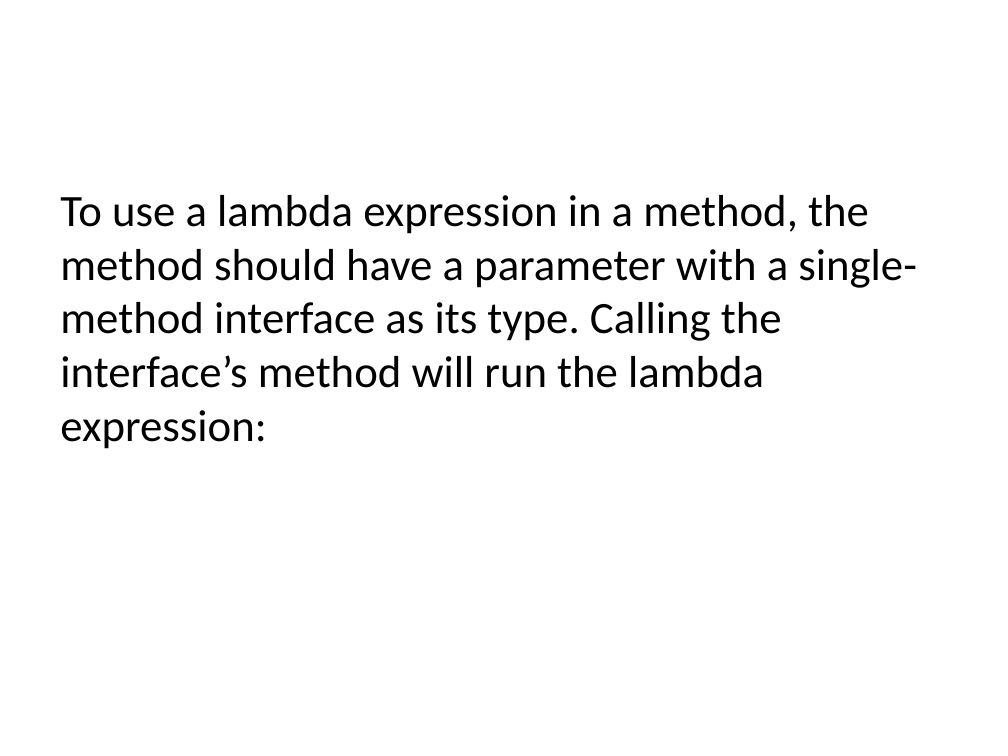
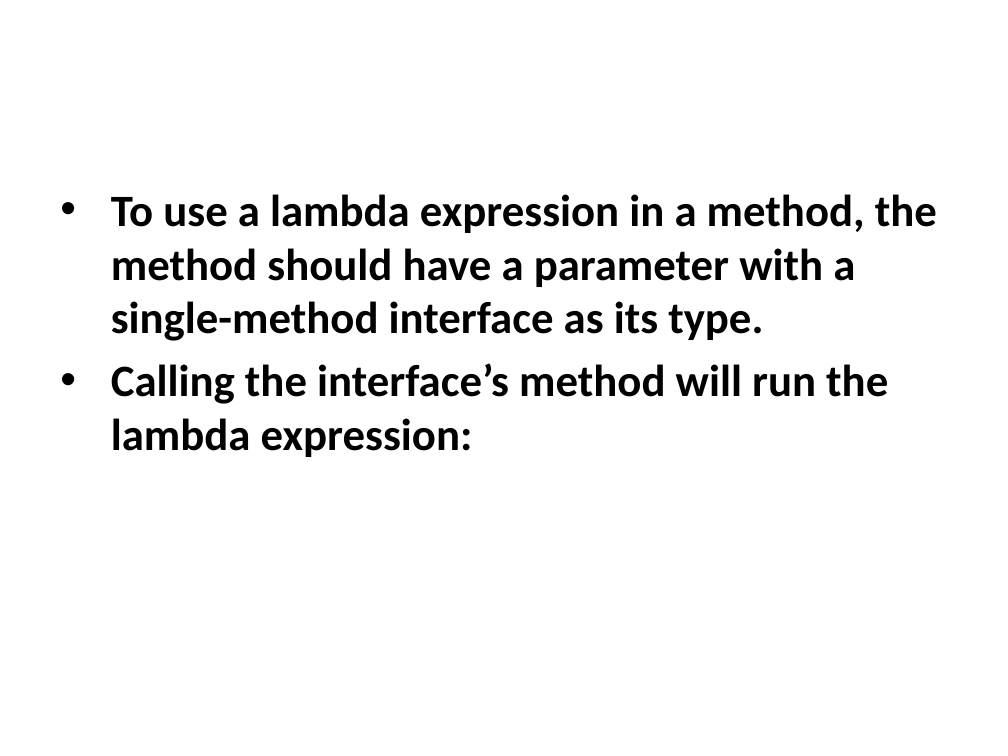
Before and after one commit to ucoruh/ce204-object-oriented-programming, a slide deck: slide 77 of docs/week-3/ce204-week-3.md_word.pptx (slide 75 before the commit). Drawn at 1008x756 pixels with LibreOffice and Linux fonts; fonts in the diff are those of the drawing. Boxes give left, top, right and bottom in pixels: in the first picture for what was removed or moved away, otherwise in the second. Text is boxed around its words. In the diff, an @@ line names an element or a change of style, - is before the commit and + after.

```diff
--- a/docs/week-3/ce204-week-3.md_word.pptx
+++ b/docs/week-3/ce204-week-3.md_word.pptx
@@ text at <box>111,194,937,457</box>: text changed; bold on @@
-To use a lambda expression in a method, the method should have a parameter with a single-method interface as its type. Calling the interface’s method will run the lambda expression:
+• To use a lambda expression in a method, the method should have a parameter with a single-method interface as its type.
+• Calling the interface’s method will run the lambda expression:
```
Also in this commit, not shown: 4 other slides changed, 3 slides added, 5 other files.
